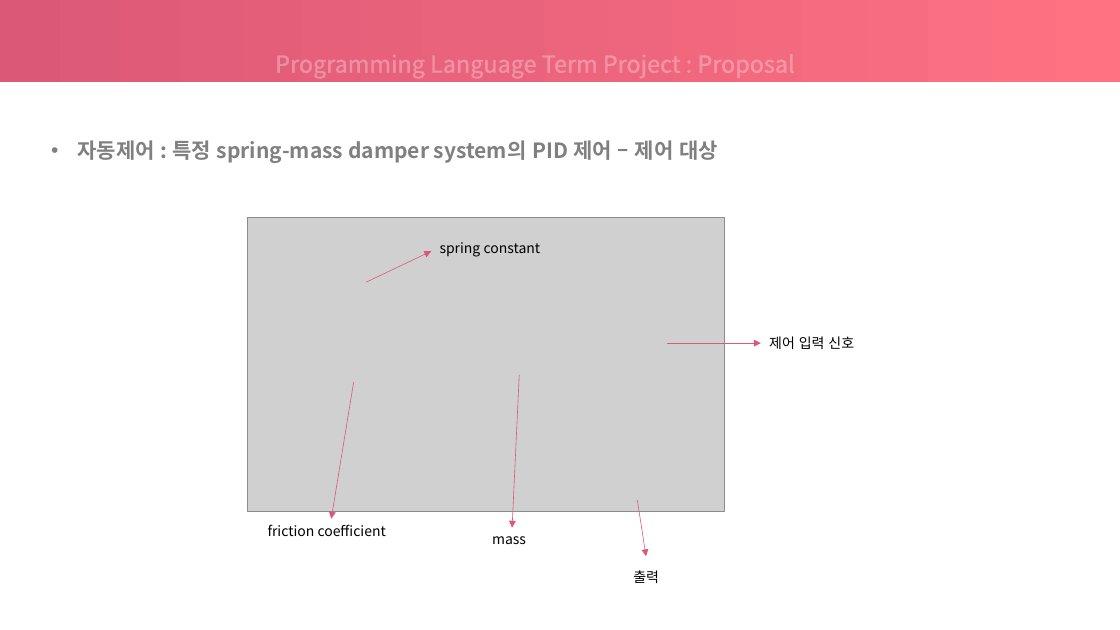
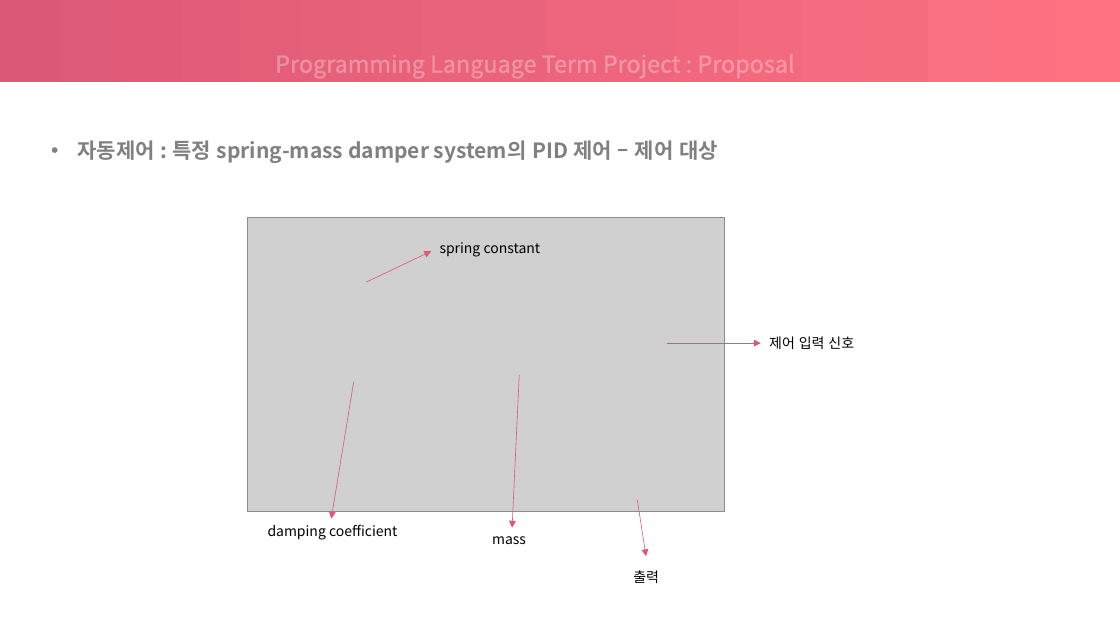
Before and after one commit to choeunyoung0208/silverzerowaterkite, a slide deck: slide 5 of 200605/Term project proposal - 21812009 조은영.pptx. Drawn at 1120x630 pixels with LibreOffice and Linux fonts; fonts in the diff are those of the drawing; grey boxes stand for pictures. Boxes give left, top, right and bottom in pixels: in the first picture for what was removed or moved away, otherwise in the second. Text is boxed around its words. In the diff, an @@ line names an element or a change of style, - is before the commit and + after.

```diff
--- a/200605/Term project proposal - 21812009 조은영.pptx
+++ b/200605/Term project proposal - 21812009 조은영.pptx
@@ text at (268,524,397,540): text changed @@
-friction coefficient
+damping coefficient
```
Also in this commit, not shown: 1 other slide changed, 3 other files.
